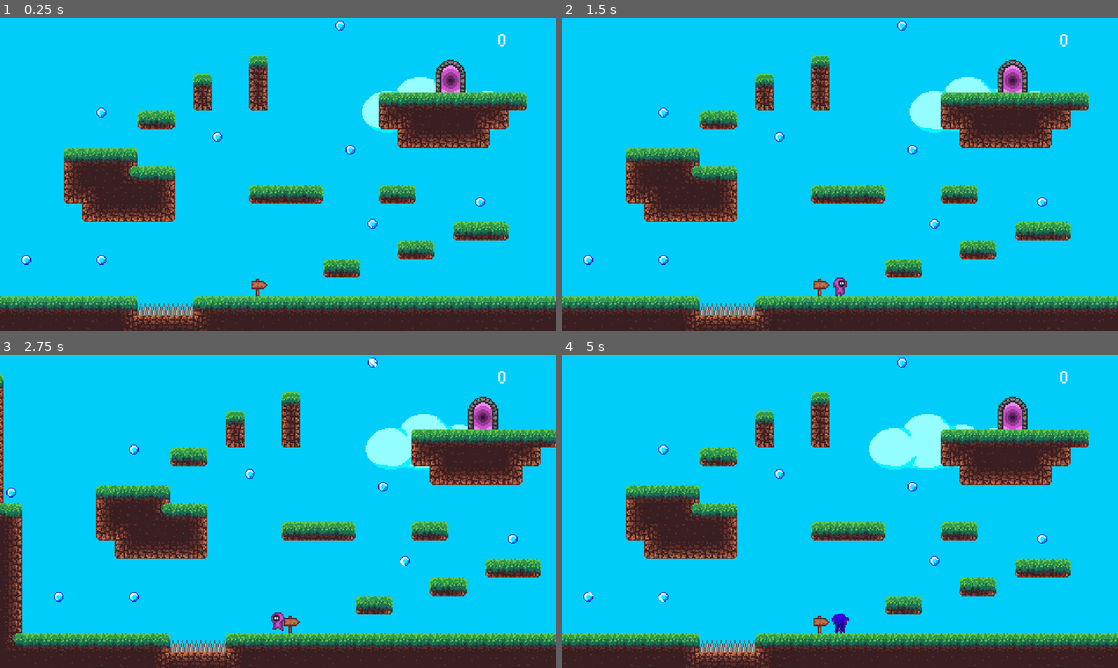
Above: before the commit, frames 1-4 (two rows, left to right).
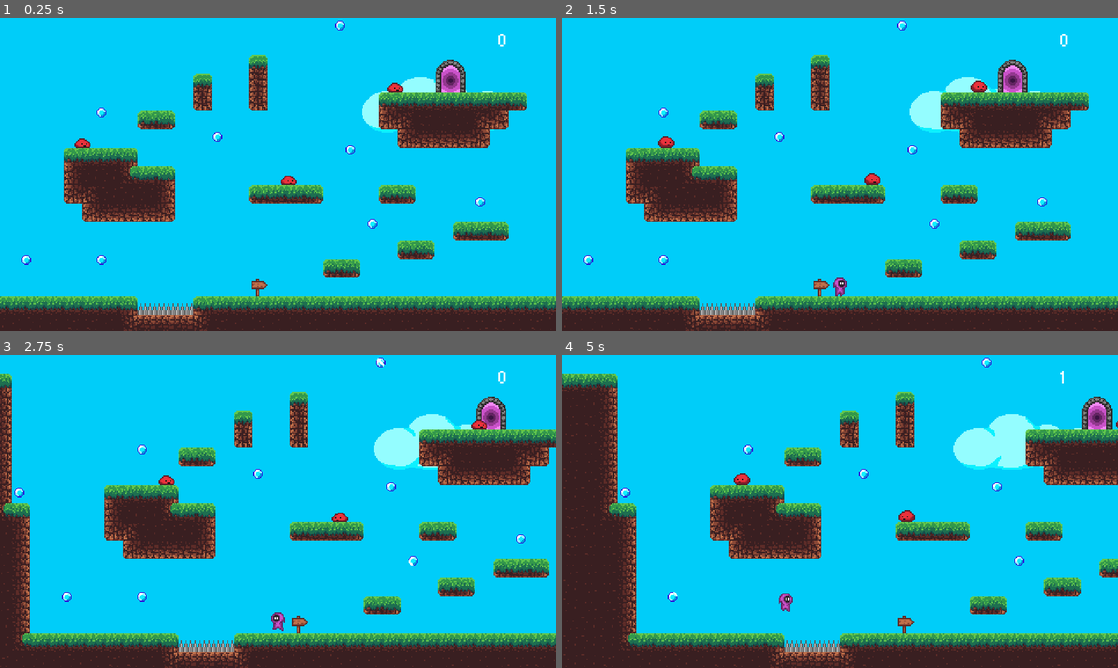
Above: after the commit, the same moments.

Repository: Rangwath/purple-quest
Game: Godot game, scene res://scenes/level_1.tscn
The game is run twice, just before and just after one commit, with the same random seed, the same clock (stepped at 60 frames per second) and the same inputs.
Inputs:
- Up to frame 1 (0.25 s): no input
- Up to frame 2 (1.5 s): hold D (move_right) from 0.53 s (still down); tap Space (jump) at 0.77 s
- Up to frame 3 (2.75 s): tap Space (jump) at 1.52 s; release D (move_right) at 2.03 s; hold A (move_left) from 2.03 s (still down)
- Up to frame 4 (5 s): tap Space (jump) at 3.02, 3.77, 4.52 s; release A (move_left) at 4.28 s; hold D (move_right) from 4.28 s (still down)

The runs differ from the first frame. In frame 1, 0.2% of the frame differs, in the area x 13-73%, y 20-54%; in frame 2, 0.3%; in frame 3, 15%; in frame 4, 37%, in the area x 0-100%, y 0-100%.

Commit message:
Add blob enemy

Diff:
--- a/project.godot
+++ b/project.godot
@@ -60,6 +60,7 @@
 2d_physics/layer_3="pickable"
 2d_physics/layer_4="trap"
 2d_physics/layer_5="world"
+2d_physics/layer_6="enemy"
 
 [rendering]
 
--- /dev/null
+++ b/scenes/blob.tscn
@@ -0,0 +1,84 @@
+[gd_scene load_steps=11 format=3 uid="uid://crctyvf60aksm"]
+
+[ext_resource type="Script" path="res://scripts/enemy.gd" id="1_guw34"]
+[ext_resource type="Texture2D" uid="uid://ijldjqv6u3jr" path="res://assets/enemies/blob-idle.png" id="1_m310x"]
+
+[sub_resource type="AtlasTexture" id="AtlasTexture_paees"]
+atlas = ExtResource("1_m310x")
+region = Rect2(0, 0, 32, 32)
+
+[sub_resource type="AtlasTexture" id="AtlasTexture_6s7x3"]
+atlas = ExtResource("1_m310x")
+region = Rect2(32, 0, 32, 32)
+
+[sub_resource type="AtlasTexture" id="AtlasTexture_idove"]
+atlas = ExtResource("1_m310x")
+region = Rect2(64, 0, 32, 32)
+
+[sub_resource type="AtlasTexture" id="AtlasTexture_2a2om"]
+atlas = ExtResource("1_m310x")
+region = Rect2(96, 0, 32, 32)
+
+[sub_resource type="AtlasTexture" id="AtlasTexture_s4rlp"]
+atlas = ExtResource("1_m310x")
+region = Rect2(128, 0, 32, 32)
+
+[sub_resource type="SpriteFrames" id="SpriteFrames_mgqir"]
+animations = [{
+"frames": [{
+"duration": 1.0,
+"texture": SubResource("AtlasTexture_paees")
+}, {
+"duration": 1.0,
+"texture": SubResource("AtlasTexture_6s7x3")
+}, {
+"duration": 1.0,
+"texture": SubResource("AtlasTexture_idove")
+}, {
+"duration": 1.0,
+"texture": SubResource("AtlasTexture_2a2om")
+}, {
+"duration": 1.0,
+"texture": SubResource("AtlasTexture_s4rlp")
+}],
+"loop": true,
+"name": &"default",
+"speed": 10.0
+}]
+
+[sub_resource type="RectangleShape2D" id="RectangleShape2D_32dgn"]
+size = Vector2(6, 4)
+
+[sub_resource type="CapsuleShape2D" id="CapsuleShape2D_ls2ou"]
+radius = 3.5
+height = 10.0
+
+[node name="Blob" type="CharacterBody2D" groups=["enemies"]]
+collision_layer = 32
+collision_mask = 3
+script = ExtResource("1_guw34")
+
+[node name="AnimatedSprite2D" type="AnimatedSprite2D" parent="."]
+position = Vector2(0, -16)
+sprite_frames = SubResource("SpriteFrames_mgqir")
+autoplay = "default"
+frame_progress = 0.471439
+
+[node name="CollisionShape2D" type="CollisionShape2D" parent="."]
+position = Vector2(0, -2)
+shape = SubResource("RectangleShape2D_32dgn")
+
+[node name="GroundCheckRayCast2D" type="RayCast2D" parent="."]
+position = Vector2(7, -3)
+target_position = Vector2(0, 10)
+
+[node name="HitboxArea2D" type="Area2D" parent="."]
+collision_layer = 32
+collision_mask = 2
+
+[node name="CollisionShape2D" type="CollisionShape2D" parent="HitboxArea2D"]
+position = Vector2(0, -3.5)
+rotation = 1.5708
+shape = SubResource("CapsuleShape2D_ls2ou")
+
+[connection signal="body_entered" from="HitboxArea2D" to="." method="_on_hitbox_body_entered"]
--- a/scenes/level_1.tscn
+++ b/scenes/level_1.tscn
@@ -10,6 +10,7 @@
 [ext_resource type="PackedScene" uid="uid://dp8ht2l30db41" path="res://scenes/spikes.tscn" id="8_3ourx"]
 [ext_resource type="PackedScene" uid="uid://bnma0ppwm1fe5" path="res://scenes/start.tscn" id="9_kucmf"]
 [ext_resource type="PackedScene" uid="uid://bqrov8ah3hyfg" path="res://scenes/end.tscn" id="10_q40n5"]
+[ext_resource type="PackedScene" uid="uid://crctyvf60aksm" path="res://scenes/blob.tscn" id="11_itdpu"]
 
 [node name="Level1" type="Node2D"]
 script = ExtResource("1_4o0st")
@@ -31,8 +32,28 @@
 texture = ExtResource("6_p78mn")
 centered = false
 
+[node name="Start" parent="." instance=ExtResource("9_kucmf")]
+position = Vector2(152, 240)
+
+[node name="End" parent="." instance=ExtResource("10_q40n5")]
+position = Vector2(318, 64)
+
 [node name="Player" parent="." instance=ExtResource("1_4vr0j")]
 position = Vector2(169, 232)
+
+[node name="Enemies" type="Node2D" parent="."]
+
+[node name="Blob" parent="Enemies" instance=ExtResource("11_itdpu")]
+z_index = 5
+position = Vector2(175, 144)
+
+[node name="Blob2" parent="Enemies" instance=ExtResource("11_itdpu")]
+z_index = 5
+position = Vector2(-3, 112)
+
+[node name="Blob3" parent="Enemies" instance=ExtResource("11_itdpu")]
+z_index = 5
+position = Vector2(267, 64)
 
 [node name="Gems" type="Node2D" parent="."]
 
@@ -73,9 +94,3 @@
 
 [node name="Spikes3" parent="Traps" instance=ExtResource("8_3ourx")]
 position = Vector2(56, 256)
-
-[node name="Start" parent="." instance=ExtResource("9_kucmf")]
-position = Vector2(152, 240)
-
-[node name="End" parent="." instance=ExtResource("10_q40n5")]
-position = Vector2(318, 64)
--- /dev/null
+++ b/scripts/enemy.gd
@@ -0,0 +1,42 @@
+class_name Enemy
+
+extends CharacterBody2D
+
+signal player_touched_enemy
+
+@export var movement_speed = 15
+
+@onready var ground_check_raycast = $GroundCheckRayCast2D
+
+var facing_right = true
+var active = true
+
+
+func _physics_process(_delta):
+	if active:
+		velocity.x = movement_speed
+	else:
+		velocity = Vector2.ZERO
+
+	if not ground_check_raycast.is_colliding():
+		flip()
+
+	move_and_slide()
+
+
+func flip():
+	print("Flipping enemy")
+	facing_right = not facing_right
+
+	scale.x = scale.x * -1
+
+	if facing_right:
+		movement_speed = abs(movement_speed)
+	else:
+		movement_speed = abs(movement_speed) * -1
+
+
+func _on_hitbox_body_entered(body):
+	if body is Player:
+		active = false
+		player_touched_enemy.emit()
--- a/scripts/level.gd
+++ b/scripts/level.gd
@@ -27,7 +27,7 @@
 
 
 func on_player_killed():
-	spawn_player_after_delay(1)
+	reload_scene_after_delay(1)
 
 
 func _on_gem_picked(amount):
@@ -37,12 +37,14 @@
 
 func _on_end_body_entered(_body):
 	player.enter_portal()
-
-	await get_tree().create_timer(2).timeout
-
-	get_tree().reload_current_scene()
+	reload_scene_after_delay(2)
 
 
 func spawn_player_after_delay(delay):
 	await get_tree().create_timer(delay).timeout
 	player.spawn_player(start.get_spawn_position())
+
+
+func reload_scene_after_delay(delay):
+	await get_tree().create_timer(delay).timeout
+	get_tree().reload_current_scene()
--- a/scripts/player.gd
+++ b/scripts/player.gd
@@ -4,7 +4,7 @@
 
 signal player_killed
 
-@export var movement_speed = 90
+@export var movement_speed = 100
 @export var jump_force = 170
 @export var min_jump_force = 100
 @export var gravity = 400
@@ -25,7 +25,11 @@
 
 	var traps = get_tree().get_nodes_in_group("traps")
 	for trap in traps:
-		trap.player_touched_trap.connect(_on_player_touched_trap)
+		trap.player_touched_trap.connect(on_player_touched_trap)
+
+	var enemies = get_tree().get_nodes_in_group("enemies")
+	for enemy in enemies:
+		enemy.player_touched_enemy.connect(on_player_touched_enemy)
 
 
 func _physics_process(delta):
@@ -103,8 +107,13 @@
 				animated_sprite.play("fall")
 
 
-func _on_player_touched_trap():
+func on_player_touched_trap():
 	print("Player touched trap")
+	kill_player()
+
+
+func on_player_touched_enemy():
+	print("Player touched enemy")
 	kill_player()
 
 
@@ -127,6 +136,9 @@
 
 
 func kill_player():
+	if not active:
+		return
+
 	print("Player killed")
 	active = false
 	print("Player Active: " + str(active))
Binary file added: assets/enemies/blob-idle.png
Not shown, added: assets/enemies/blob-idle.png.import
Not shown: 1 places in scenes/level_1.tscn that only renumber resources
